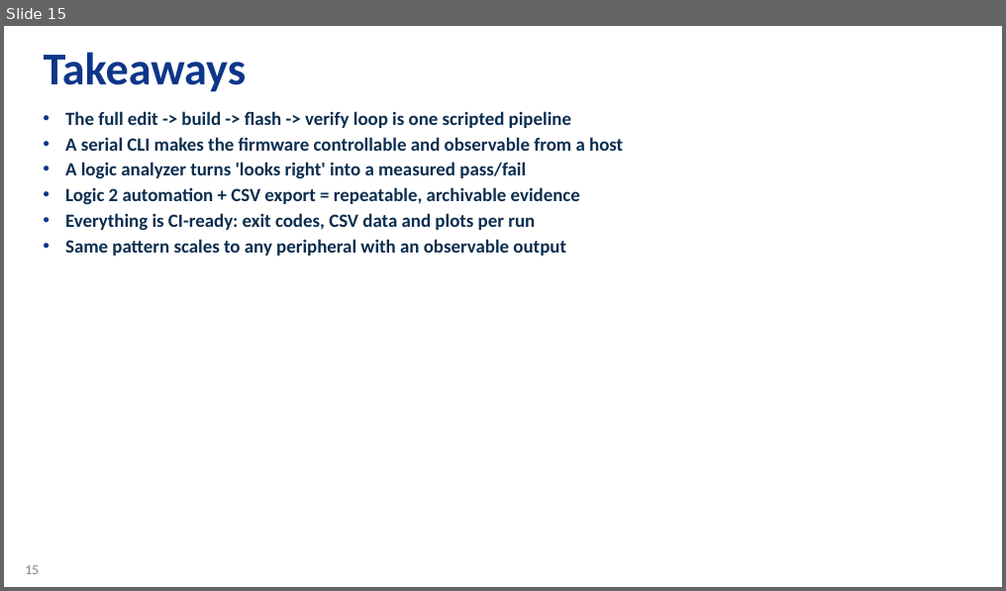
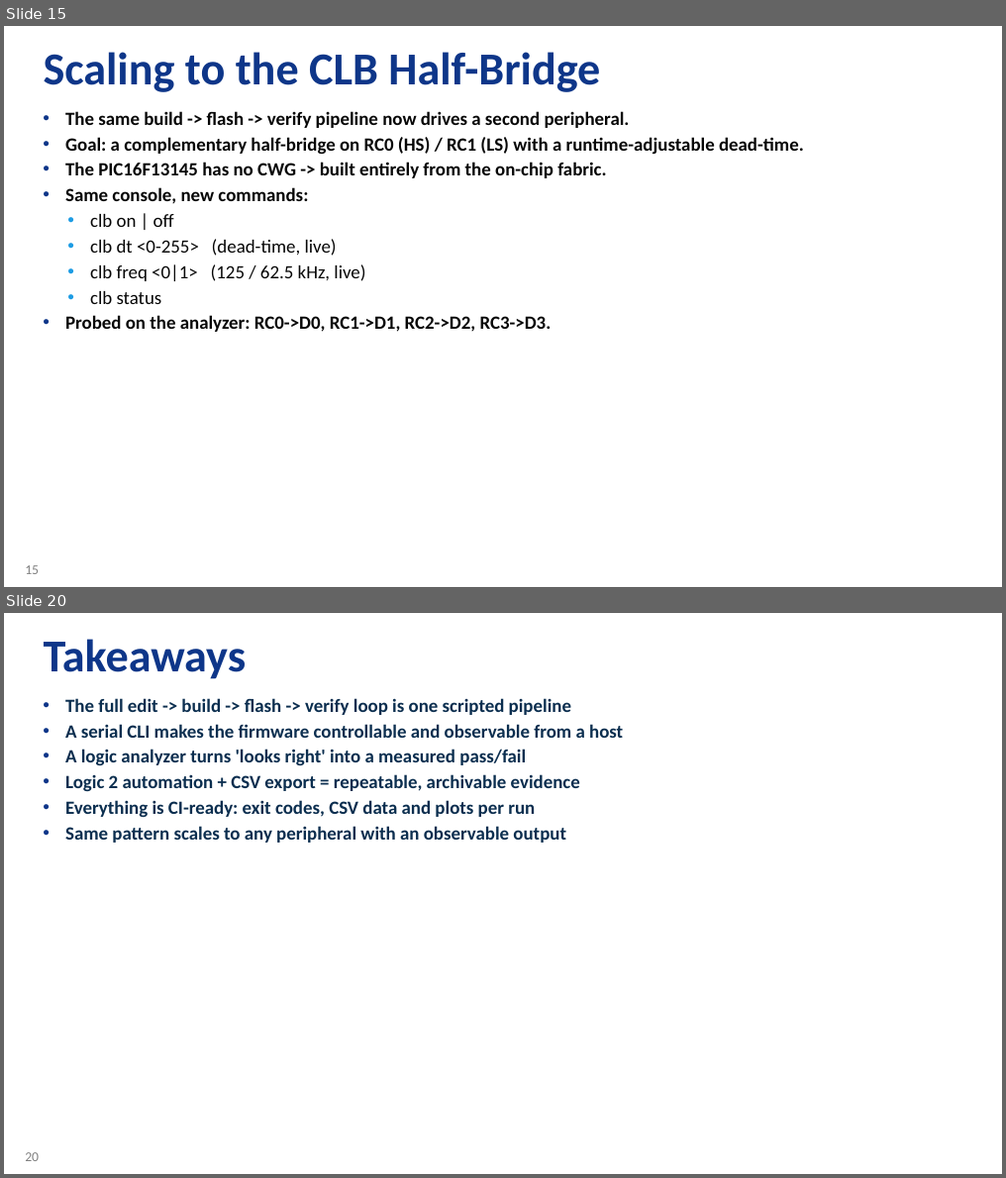
Before and after one commit to zabooh/Loop, a slide deck: loop_automation.pptx. Shown one above the other, each under a label of ours: slide 15 before the commit, slides 15 and 20 after it; the slides between them are not shown. The pictures are 1006x591 and 1006x1178 pixels, drawn with LibreOffice and Linux fonts; fonts in the diff are those of the drawing; background and template pictures are left out. Boxes give left, top, right and bottom in pixels: in the first picture for what was removed or moved away, otherwise in the second. Text is boxed around its words. In the diff, an @@ line names an element or a change of style, - is before the commit and + after.

```diff
--- a/loop_automation.pptx
+++ b/loop_automation.pptx
@@ slide 15 added at <box>4,26,1002,587</box>, background #FFFFFF; not listed: 1 template element that a slide beside it also shows @@
@@ title added at <box>44,52,600,92</box>, 44 pt, text #0E3689, bold @@
+Scaling to the CLB Half-Bridge
@@ text added at <box>65,111,804,332</box>, 18 pt, text #070707, bold @@
+• The same build -> flash -> verify pipeline now drives a second peripheral.
+• Goal: a complementary half-bridge on RC0 (HS) / RC1 (LS) with a runtime-adjustable dead-time.
+• The PIC16F13145 has no CWG -> built entirely from the on-chip fabric.
+• Same console, new commands:
+  • clb on | off
+  • clb dt <0-255> (dead-time, live)
+  • clb freq <0|1> (125 / 62.5 kHz, live)
+  • clb status
+• Probed on the analyzer: RC0->D0, RC1->D1, RC2->D2, RC3->D3.
@@ what was slide 15 is now slide 20 @@
@@ page number at <box>25,1153,39,1161</box>: text changed @@
-15
+20
```
Also in this commit, not shown: 14 slides changed, 4 other slides added, 3 other files.
